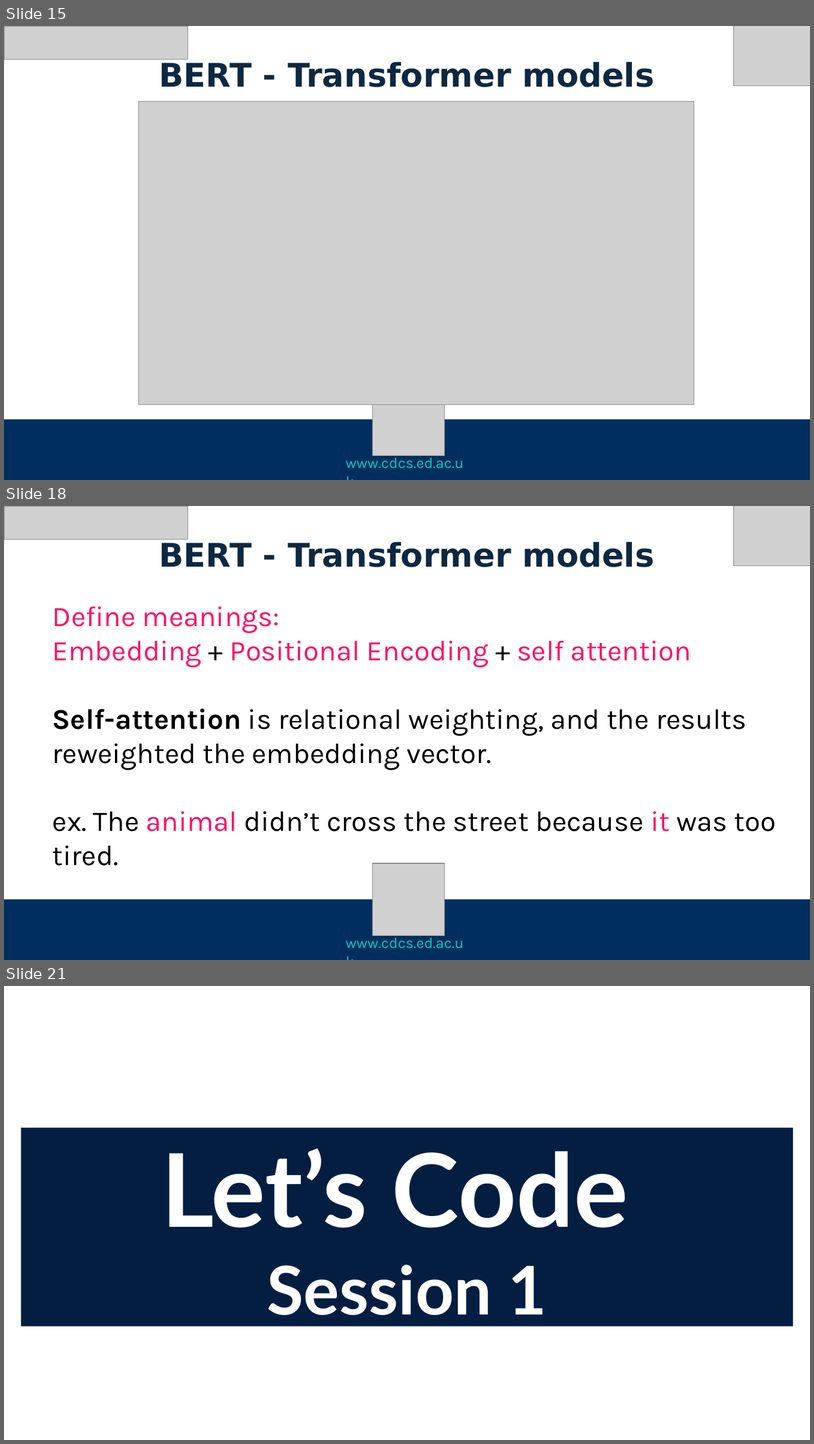
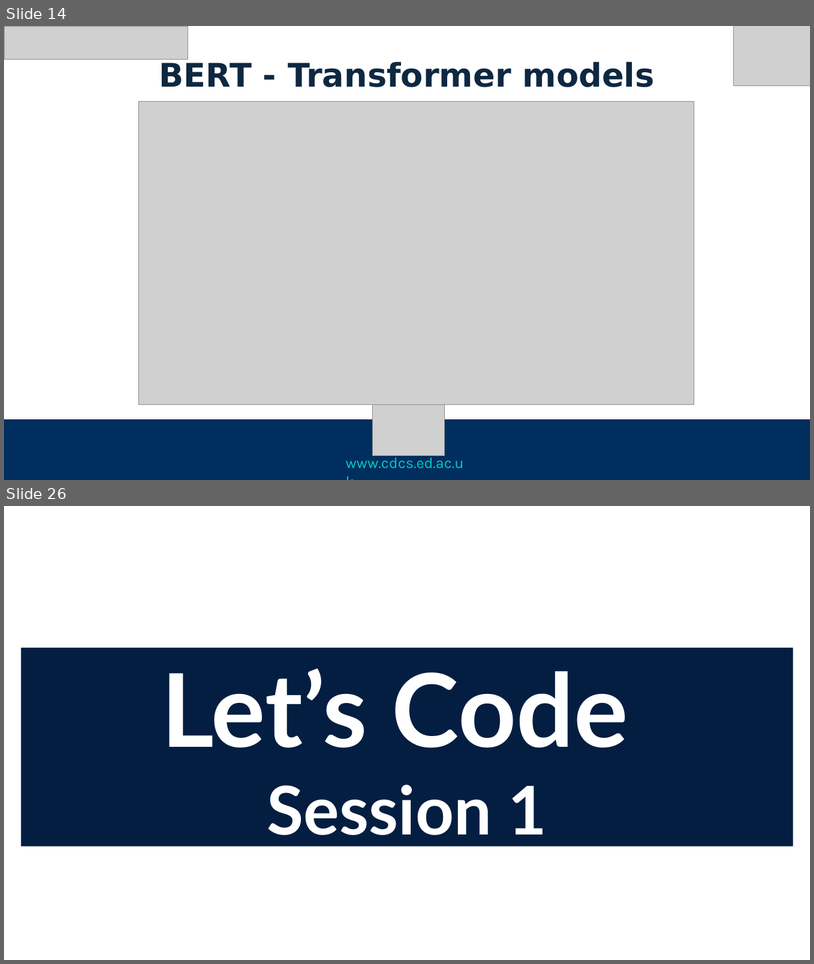
Before and after one commit to DCS-training/TopicModellingBert, a slide deck: Slides/TopicModelingBERT_W1_JL.pptx. Shown one above the other, each under a label of ours: slides 15, 18 and 21 before the commit, slides 14 and 26 after it; the slides between them are not shown. The pictures are 814x1444 and 814x964 pixels, drawn with LibreOffice and Linux fonts; fonts in the diff are those of the drawing; grey boxes stand for pictures; background and template pictures are left out. Boxes give left, top, right and bottom in pixels: in the first picture for what was removed or moved away, otherwise in the second. Text is boxed around its words. In the diff, an @@ line names an element or a change of style, - is before the commit and + after.

```diff
--- a/Slides/TopicModelingBERT_W1_JL.pptx
+++ b/Slides/TopicModelingBERT_W1_JL.pptx
@@ slide 18 removed at (4, 506, 810, 960), background #FFFFFF @@
@@ picture removed at (4, 506, 188, 539) @@
@@ picture removed at (734, 506, 810, 566) @@
@@ text removed at (159, 541, 655, 567) @@
-BERT - Transformer models
@@ text removed at (53, 606, 777, 865) @@
-Define meanings:
-Embedding + Positional Encoding + self attention
-Self-attention is relational weighting, and the results reweighted the embedding vector.
-ex. The animal didn’t cross the street because it was too tired.
@@ picture removed at (373, 863, 445, 936) @@
@@ rectangle removed at (4, 899, 810, 960) @@
@@ text removed at (346, 934, 464, 948) @@
-www.cdcs.ed.ac.uk
@@ what was slide 15 is now slide 14 @@
@@ what was slide 21 is now slide 26 @@
```
Also in this commit, not shown: 10 slides changed, 8 slides added, 2 other files.
